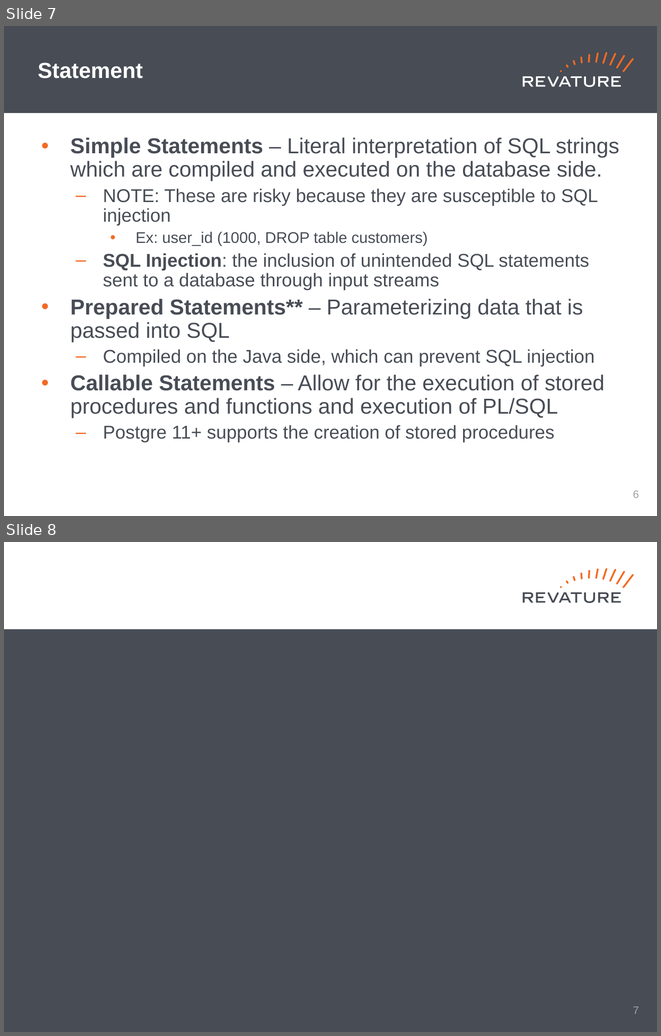
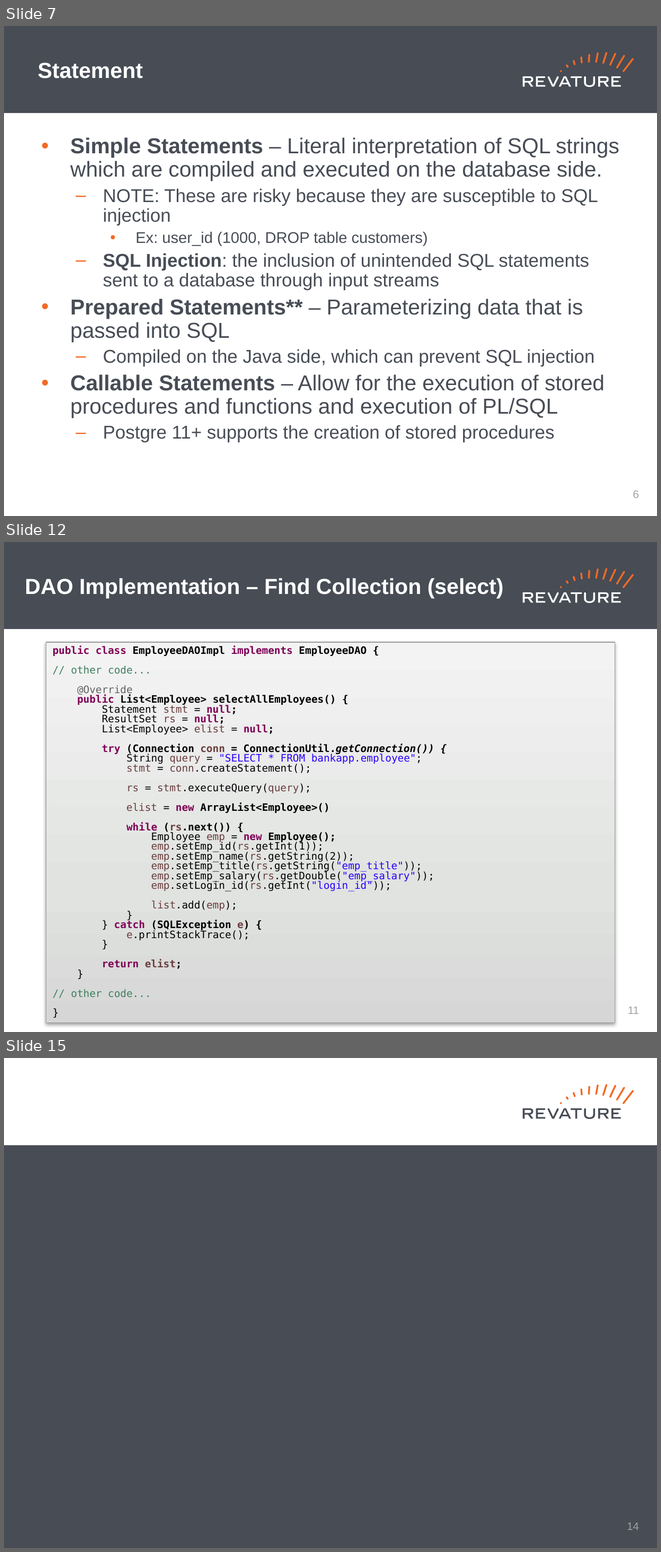
Before and after one commit to jhigherevature/8302021_RAP, a slide deck: powerpoints/Day_26.pptx. Shown one above the other, each under a label of ours: slides 7 and 8 before the commit, slides 7, 12 and 15 after it; the slides between them are not shown. The pictures are 661x1036 and 661x1552 pixels, drawn with LibreOffice and Linux fonts; fonts in the diff are those of the drawing. Boxes give left, top, right and bottom in pixels: in the first picture for what was removed or moved away, otherwise in the second. Text is boxed around its words. In the diff, an @@ line names an element or a change of style, - is before the commit and + after.

```diff
--- a/powerpoints/Day_26.pptx
+++ b/powerpoints/Day_26.pptx
@@ slide 12 added at <box>4,542,657,1032</box>, background #FFFFFF; not listed: 19 template elements that a slide beside it also shows @@
@@ title added at <box>25,578,504,598</box>, 24 pt, text #FFFFFF, bold @@
+DAO Implementation – Find Collection (select)
@@ rectangle added at <box>46,642,615,1023</box>, fill gradient #D6D7D6 to #E2E2E2 to #F4F4F4, outline #9C9D9C 0.75 pt, 11.2 pt, text #000000 @@
+public class EmployeeDAOImpl implements EmployeeDAO {
+// other code...
+@Override
+public List<Employee> selectAllEmployees() {
+Statement stmt = null;
+ResultSet rs = null;
+List<Employee> elist = null;
+try (Connection conn = ConnectionUtil.getConnection()) {
+String query = "SELECT * FROM bankapp.employee";
+stmt = conn.createStatement();
+rs = stmt.executeQuery(query);
+elist = new ArrayList<Employee>()
+while (rs.next()) {
+Employee emp = new Employee();
+emp.setEmp_id(rs.getInt(1));
+emp.setEmp_name(rs.getString(2));
+emp.setEmp_title(rs.getString("emp_title"));
+emp.setEmp_salary(rs.getDouble("emp_salary"));
+emp.setLogin_id(rs.getInt("login_id"));
+list.add(emp);
+}
+} catch (SQLException e) {
+e.printStackTrace();
+}
+return elist;
+}
+// other code...
+}
@@ page number added at <box>628,1006,639,1014</box>, 12 pt, text #A0A1A0 @@
+11
@@ what was slide 8 is now slide 15 @@
@@ page number at <box>627,1522,639,1530</box>: text changed @@
-7
+14
```
Also in this commit, not shown: 6 other slides added, 4 other files.
